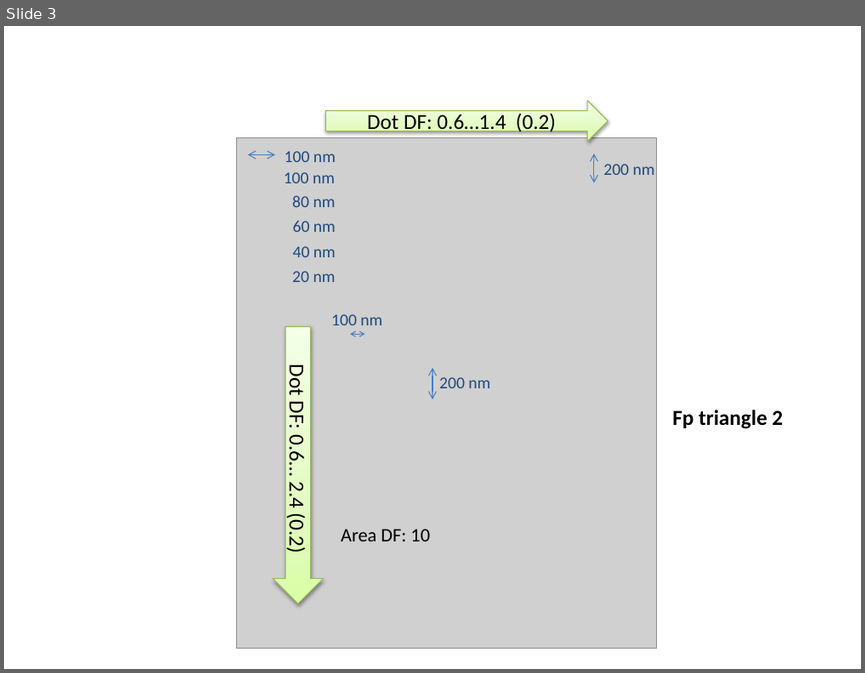
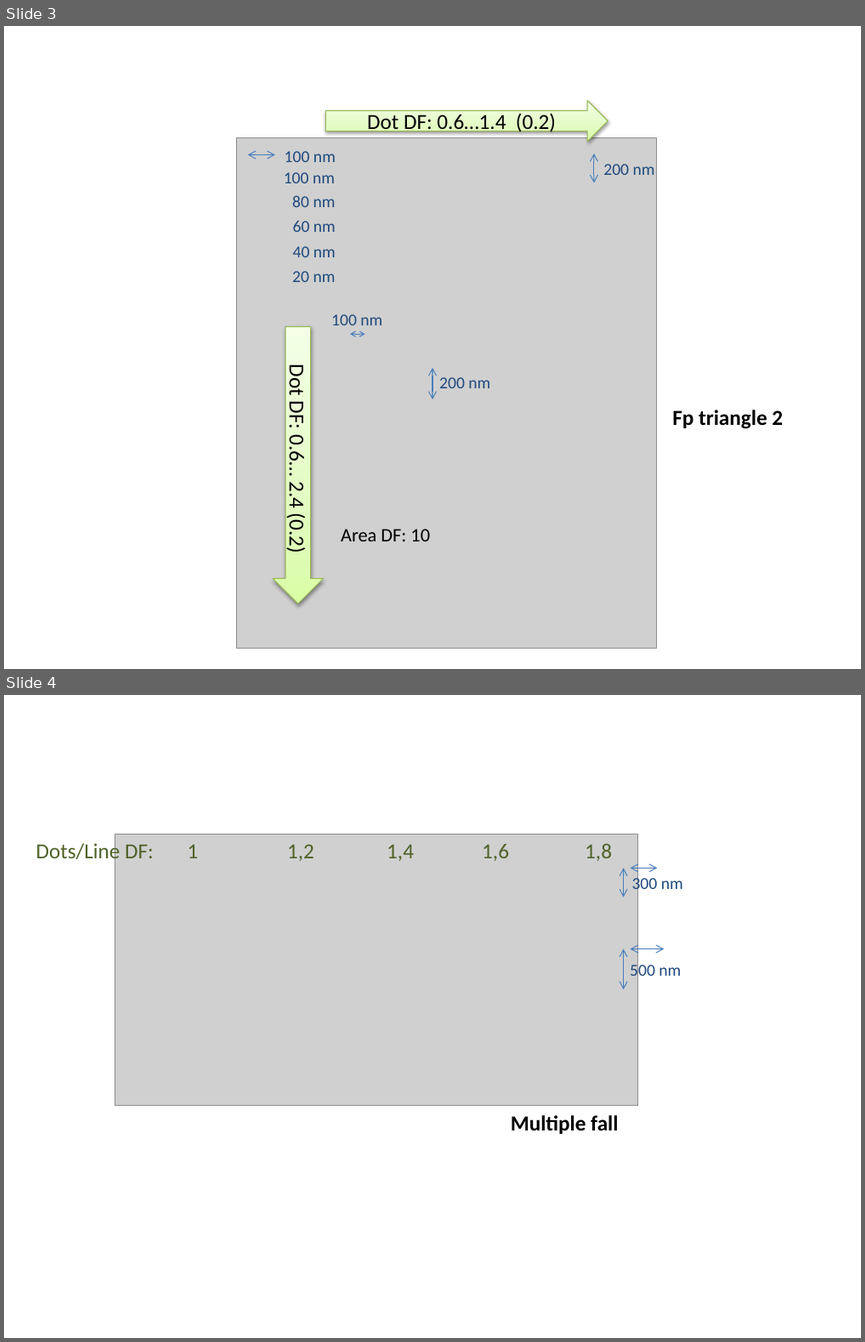
Before and after one commit to AdrienMau/Australie, a slide deck: Design/designs.pptx. Shown one above the other, each under a label of ours: slide 3 before the commit, slides 3 and 4 after it. The pictures are 865x673 and 865x1342 pixels, drawn with LibreOffice and Linux fonts; fonts in the diff are those of the drawing; grey boxes stand for pictures. Boxes give left, top, right and bottom in pixels: in the first picture for what was removed or moved away, otherwise in the second. Text is boxed around its words. In the diff, an @@ line names an element or a change of style, - is before the commit and + after.

Commit message:
Ajout de multiple falls et modify excel

```diff
--- a/Design/designs.pptx
+++ b/Design/designs.pptx
@@ slide 4 added at (4, 695, 861, 1338), background #FFFFFF @@
@@ text added at (36, 841, 199, 864), 18 pt, text #4F6228 @@
+Dots/Line DF: 1
@@ picture added at (115, 834, 637, 1105) @@
@@ text added at (287, 844, 314, 861), 18 pt, text #4F6228 @@
+1,2
@@ text added at (386, 845, 414, 861), 18 pt, text #4F6228 @@
+1,4
@@ text added at (482, 844, 509, 861), 18 pt, text #4F6228 @@
+1,6
@@ text added at (585, 844, 612, 861), 18 pt, text #4F6228 @@
+1,8
@@ double arrow added from (624, 868) to (624, 897), #4B7EBC 0.75 pt @@
@@ double arrow added from (630, 868) to (657, 868), #4B7EBC 0.75 pt @@
@@ text added at (632, 875, 683, 894), 14 pt, text #1F497D @@
+300 nm
@@ double arrow added from (624, 948) to (624, 990), #4B7EBC 0.75 pt @@
@@ double arrow added from (630, 948) to (664, 948), #4B7EBC 0.75 pt @@
@@ text added at (630, 961, 681, 980), 14 pt, text #1F497D @@
+500 nm
@@ text added at (511, 1115, 618, 1134), 18 pt, text #000000, bold @@
+Multiple fall
```
Also in this commit, not shown: 1 other file.
